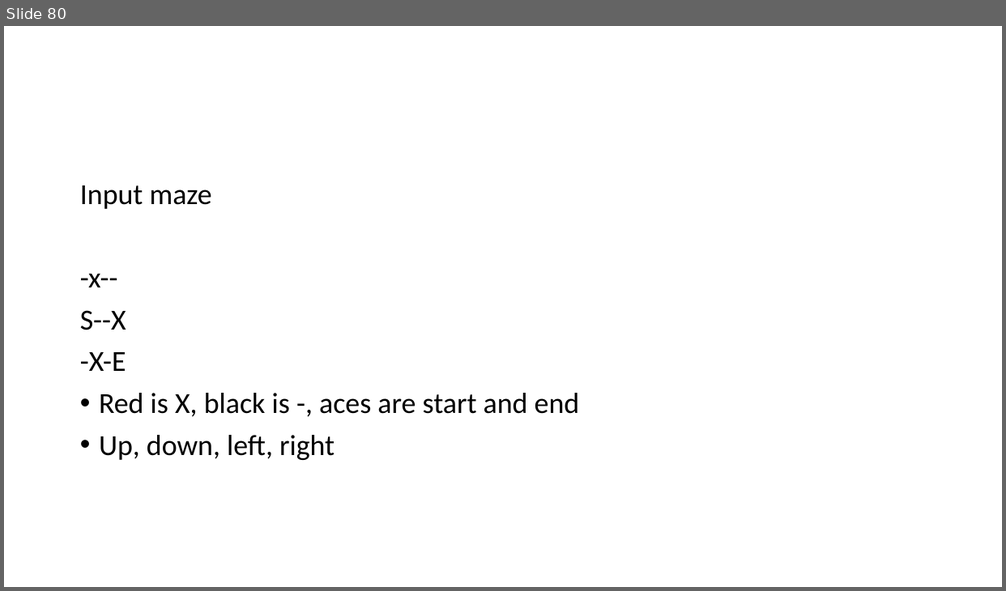
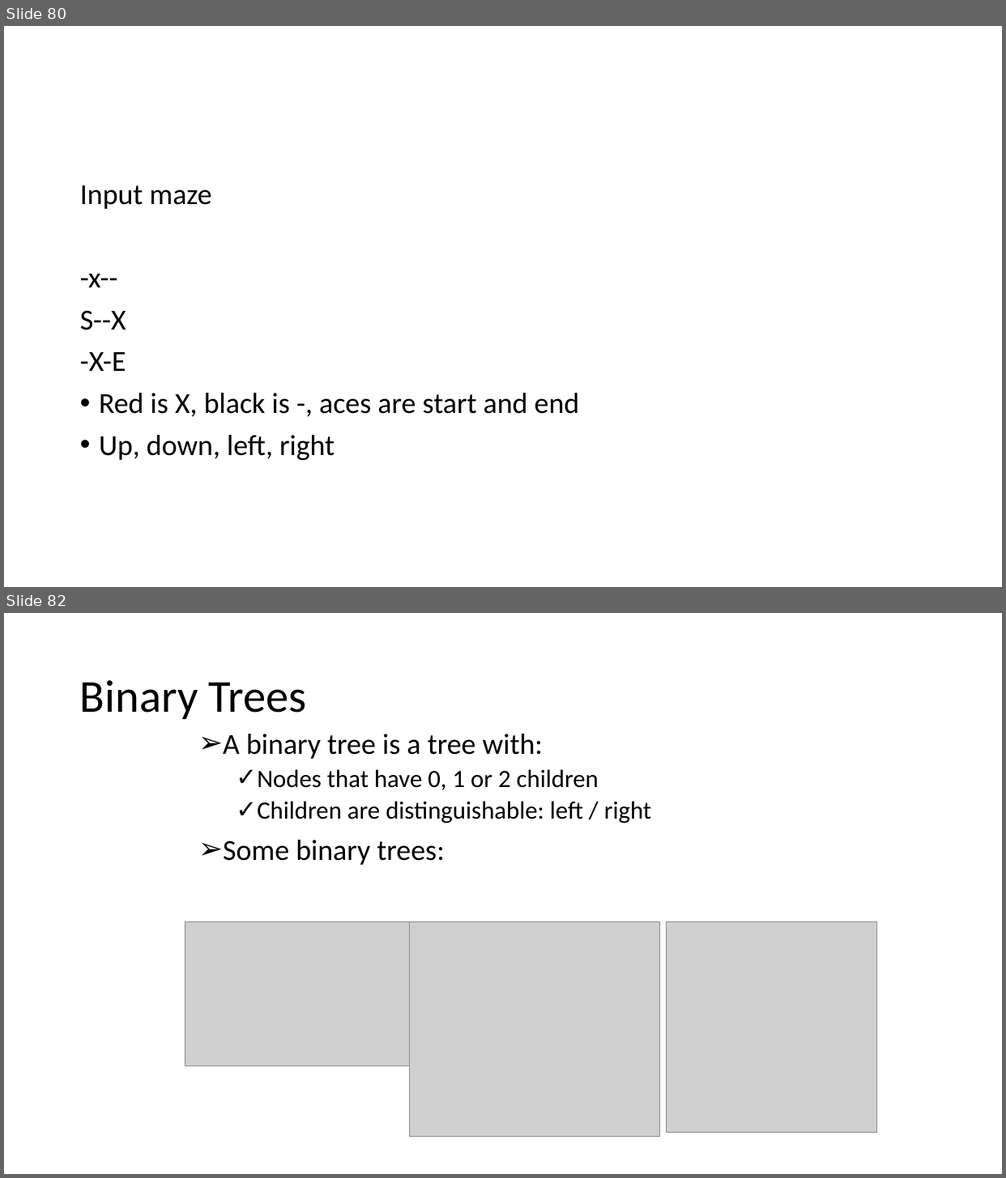
Before and after one commit to skalakm/232, a slide deck: notes.pptx. Shown one above the other, each under a label of ours: slide 80 before the commit, slides 80 and 82 after it; the slides between them are not shown. The pictures are 1006x591 and 1006x1178 pixels, drawn with LibreOffice and Linux fonts; fonts in the diff are those of the drawing; grey boxes stand for pictures. Boxes give left, top, right and bottom in pixels: in the first picture for what was removed or moved away, otherwise in the second. Text is boxed around its words. In the diff, an @@ line names an element or a change of style, - is before the commit and + after.

```diff
--- a/notes.pptx
+++ b/notes.pptx
@@ slide 82 added at bbox=[4, 613, 1002, 1174], background #FFFFFF @@
@@ title added at bbox=[80, 680, 306, 719], 44 pt, text #000000 @@
+Binary Trees
@@ text added at bbox=[223, 734, 651, 865], 24 pt, text #000000 @@
+➢ A binary tree is a tree with:
+  ✓ Nodes that have 0, 1 or 2 children
+  ✓ Children are distinguishable: left / right
+➢ Some binary trees:
@@ picture added at bbox=[185, 922, 411, 1066] @@
@@ picture added at bbox=[410, 922, 661, 1137] @@
@@ picture added at bbox=[667, 922, 878, 1132] @@
```
Also in this commit, not shown: 6 other slides added.
